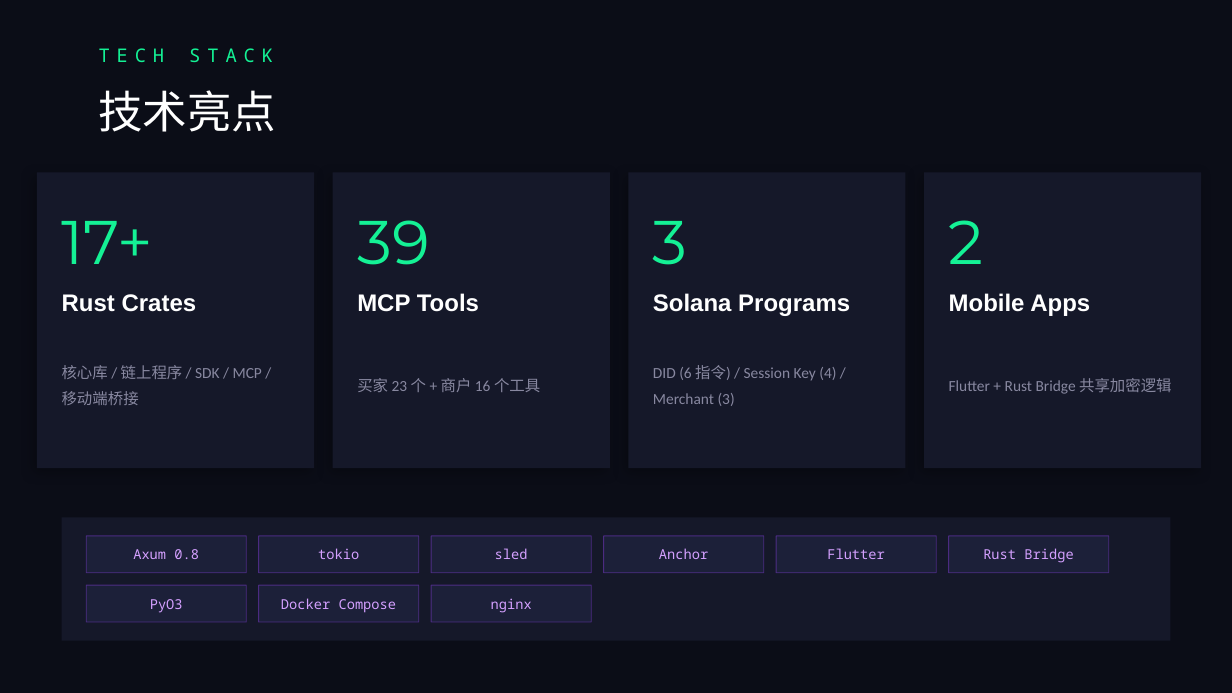
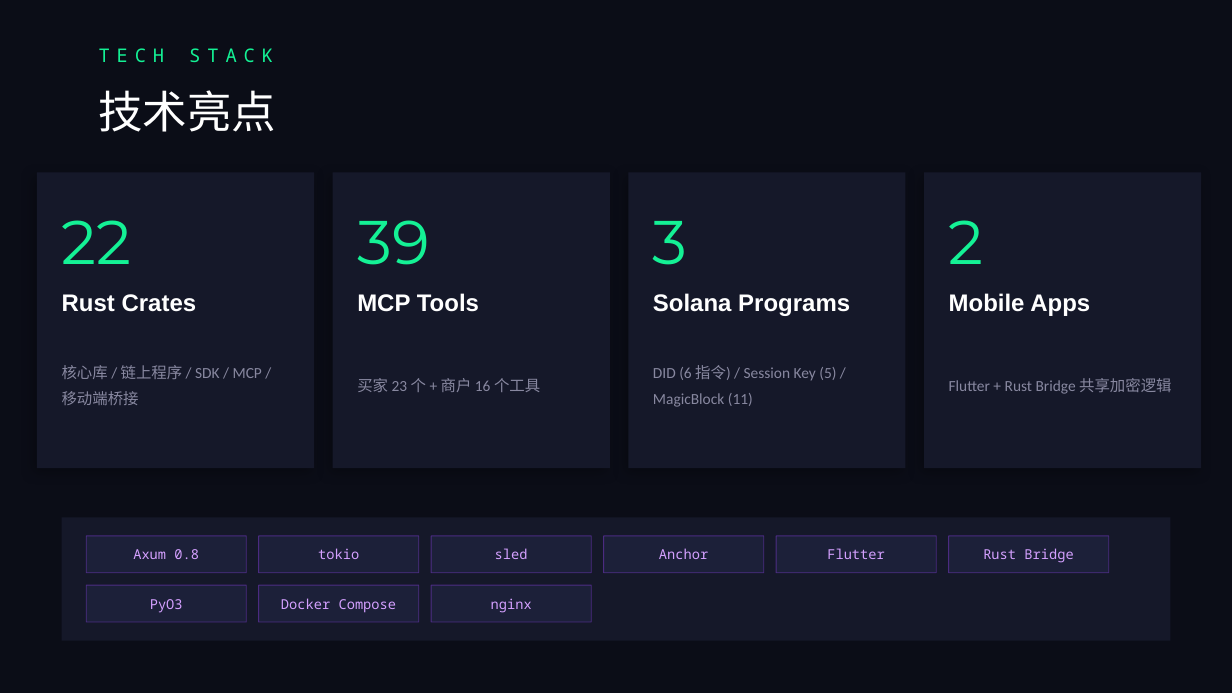
Before and after one commit to bamaao/ignite-pay, a slide deck: slide 12 of IgnitePay-Demo.pptx (slide 11 before the commit). Drawn at 1232x693 pixels with LibreOffice and Linux fonts; fonts in the diff are those of the drawing. Boxes give left, top, right and bottom in pixels: in the first picture for what was removed or moved away, otherwise in the second. Text is boxed around its words. In the diff, an @@ line names an element or a change of style, - is before the commit and + after.

```diff
--- a/IgnitePay-Demo.pptx
+++ b/IgnitePay-Demo.pptx
@@ text at (x1=62, y1=220, x2=132, y2=264): text changed @@
-17+
+22
@@ text at (x1=653, y1=365, x2=836, y2=407): text changed @@
-DID (6 指令) / Session Key (4) / Merchant (3)
+DID (6 指令) / Session Key (5) / MagicBlock (11)
```
Also in this commit, not shown: 4 other slides changed, 1 slide added, 5 other files.
